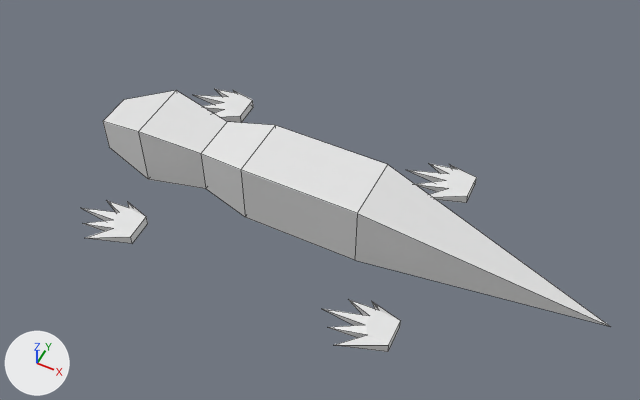
The Blender file blender/lizard.blend, before and after one commit.
The view is the same before and after, from a 50 mm camera at (8.02, -15.16, 18.67) aimed at (0.61, -0.35, 0.17). The lights are fixed; the arrows at lower left show +X, +Y and +Z. Mesh edges are drawn as thin lines.

The first picture shows 'Body', 'Foor-FL', 'Foot-FR', 'Foot-RL', 'Foot-RR'.
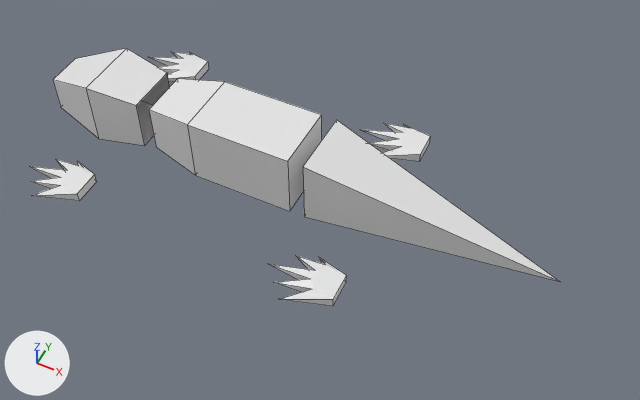
Commit message: separated head and tail

What changed in the scene script:
```text
Change me_cube:
    used by ob_body; location = (0.0, 0.0, 0.0)
    remove me_cube.from_pydata(...)  # 24 vertices, 22 faces; spans x -6.6..9.0, y -1.0..1.0, z -1.0..1.0
    add me_cube.from_pydata(...)  # 12 vertices, 9 faces; spans x -3.0..1.6, y -1.0..1.0, z -1.0..1.0
    me_cube part 1
    16 vertices are removed from x -6.6..9.0, y -1.0..1.0, z -1.0..1.0
    18 faces are deleted
    4 vertices are added at (1.6, 1.0, -1.0), (1.6, -1.0, 1.0), (1.6, -1.0, -1.0), (1.6, 1.0, 1.0)
    5 new faces join them
Add me_cube_003:
    me_cube_003.from_pydata([(-4.89, 1.0, 1.0), (-4.89, 1.0, -1.0), (-4.89, -1.0, 1.0), (-4.89, -1.0, -1.0), (-6.6, 0.55, 0.3), (-6.6, 0.55, -0.79), (-6.6, -0.55, 0.3), (-6.6, -0.55, -0.79), (-3.35, 0.79, -0.79), (-3.35, 0.79, 0.79), (-3.35, -0.79, -0.79), (-3.35, -0.79, 0.79)], [], [(9, 8, 1, 0), (2, 0, 4, 6), (8, 10, 3, 1), (11, 9, 0, 2), (10, 11, 2, 3), (7, 6, 4, 5), (3, 2, 6, 7), (0, 1, 5, 4), (1, 3, 7, 5)])
    me_cube_003.materials.append(mat_material)  # white #e7e7e7
Add me_cube_002:
    me_cube_002.from_pydata([(2.03, 1.0, 1.0), (2.03, 1.0, -1.0), (2.03, -1.0, 1.0), (2.03, -1.0, -1.0), (9.0, 0.0, -1.0), (9.0, 0.0, -1.0), (9.0, 0.0, -1.0), (9.0, 0.0, -1.0)], [], [(0, 2, 6, 4), (5, 4, 6, 7), (2, 3, 7, 6), (1, 0, 4, 5), (3, 1, 5, 7), (1, 3, 2, 0)])
    me_cube_002.materials.append(mat_material)  # white #e7e7e7
Change ob_body:
    ob_body.location: (0.0, 0.0, 0.0) -> (-1.59, 0.0, 1.03)
Change ob_foot_fr:
    ob_foot_fr.location: (-4.0, 2.92, 0.0) -> (-5.59, 2.92, 1.03)
Change ob_foor_fl:
    ob_foor_fl.location: (-4.28, -2.81, 0.0) -> (-5.86, -2.81, 1.03)
Change ob_foot_rl:
    ob_foot_rl.location: (3.67, -2.84, 0.0) -> (2.09, -2.84, 1.03)
Change ob_foot_rr:
    ob_foot_rr.location: (3.69, 2.91, 0.0) -> (2.1, 2.91, 1.03)
Add ob_head:
    ob_head = bpy.data.objects.new('Head', me_cube_003)
    ob_head.location = (-1.59, 0.0, 1.03)
Add ob_tail:
    ob_tail = bpy.data.objects.new('Tail', me_cube_002)
    ob_tail.location = (-1.59, 0.0, 1.03)
```

Pixel boxes [x1, y1, x2, y2] of what changed, in the pictures (640 x 400 px):
'Body', reshaped, moved (66% narrower, 44% shorter)
    before: [103, 90, 611, 327]
    after: [149, 79, 322, 211]
'Tail', added
    after: [303, 120, 560, 282]
'Head', added
    after: [53, 48, 170, 145]
'Foot-RL', moved
    before: [323, 300, 401, 352]
    after: [269, 256, 347, 306]
'Foor-FL', moved
    before: [81, 201, 148, 244]
    after: [29, 159, 97, 201]
'Foot-RR', moved
    before: [407, 163, 477, 203]
    after: [362, 123, 431, 162]
'Foot-FR', moved
    before: [194, 89, 253, 123]
    after: [149, 51, 209, 82]
part 1 of me_cube, cut back
    before: [103, 90, 611, 327]
    after: [187, 82, 322, 211]
